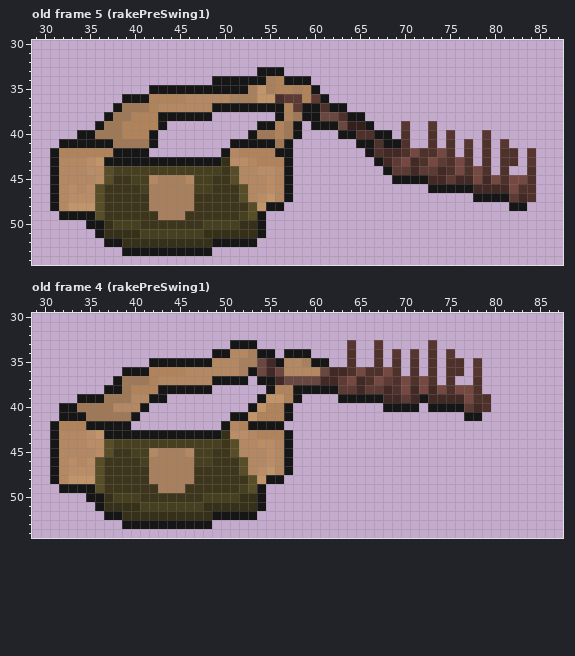
Two versions of one pixel-art file, Assets/Sprites/playerRakeAttacks.aseprite. That is the earlier state.
88x88 pixels, 6 frames. Colours within 5 levels of each other are drawn and written as one. Shown: old frame 5 (rakePreSwing1): x 29..87, y 30..54; old frame 4 (rakePreSwing1): x 29..87, y 30..54. The commit also changed other frames, which this record leaves out.
After:
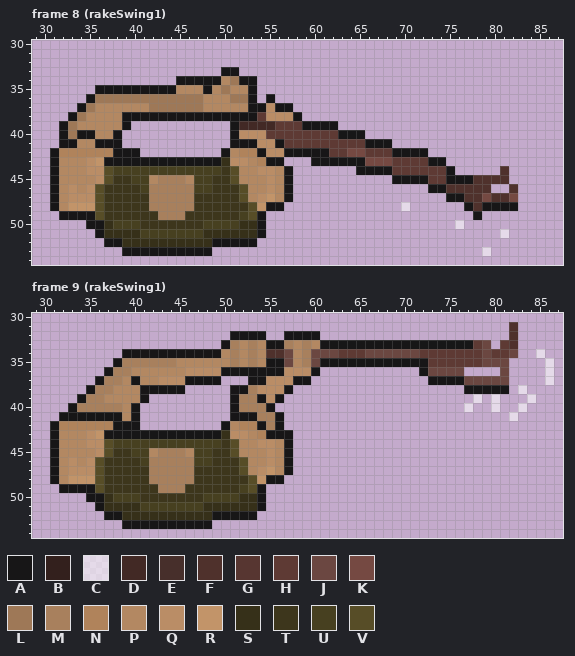
Palette (. is transparent): A #171617  B #33201d  C #ffffff8f  D #422925  E #472f2b  F #4f312c  G #573631  H #5e3a34  J #6b4741  K #754942  L #9e7857  M #a8805d  N #b0835b  P #b38862  Q #ba8d66  R #c29469  S #363019  T #3d361c  U #474020  V #574d27
A new or re-ordered frame is compared with the old frame closest to it.
Message: Added one side of the rake weapon attack.
Edits made:
frames 6 -> 13
--- frame 8 (rakeSwing1) is new; against old frame 5 (rakePreSwing1)
@@ x 29..87 @@
 32 ...........................................................
-33 .........................AAA...............................
-34 ....................AAAAAAMNAAA............................
-35 .............AAAAAAAAAAAMRMNNMNA...........................
-36 ..........AAANNNNPPPPPMMMRREHHNHA..........................
-37 .........ALLLNPPPPPPAAAAAAAANHAAFAA........................
-38 ........ALLNNNAAAAAA.......ANLAAJJFAA......................
-39 .......ALLNNNNA..........AANLA.AAAJBBA...G..G..............
-40 .....AALLLNNNA..........ALLNLA....AAFFAA.F..F.G...G........
-41 ...AAAAAALLLLA........AAAAALA.......AAFAAF..F.F.G.F.G......
-42 ..ANNNNNNAAAA........APNNNNAA........AFDDFKFFKF.F.F.FF.G...
-43 ..APPPQRAAAAAAAAAAAAASQQPNNNA.........ADHKDFKHFKF.F.FF.G...
-44 ..APPPQQVUUUUUUUUUUUUTVPPQQPA..........AHHDHHDFKFKF.F..F...
-45 ..APPPPQVTTUUPMMMPUUTTVPPPQPA...........AAAADDHDDKDKFKKF...
-46 ..APQPQVTTTTUMMMMMUUTTTVPPQPA...............AAAAADDDDKFF...
-47 ..APQQQVTTTTTMMMMMTTTTTVPQRPA....................AAAAHDF...
-48 ..APRRRVTTTTTMMMMMTTTTTTVRAA.........................AA....
-49 ...AAAAVTTTTTTMMMTTTTTTUVA.................................
-50 ......AASUUUTTTTTTTUUUUSSA.................................
-51 .......ASSSSUUUUUUUSSSSSSA.................................
+33 .....................AA....................................
+34 ................AAAAAPLAA..................................
+35 .......AAAAAAAAAPPPAPLPPA..................................
+36 ......ALLLLLLLLLLLLPPPLLA.A................................
+37 .....ALPPPPPPLLLLLLPPPPPAAQAA..............................
+38 ....ALPPPPAAAAAAAAAAAAAAAHQQQA.............................
+39 ...ALPPPPPA...........ADDDDHHHAAAA.........................
+40 ...ALAAPPA............AQQQHHHHHHHHAAA......................
+41 ...AAPPAAA............AAAQQAHHHHHHHHHAAA...................
+42 ..ANNNNNNAAA.........APNNAQQAAAAAHHKKHHHAAAA...............
+43 ..APPPQRAAAAAAAAAAAAASQQPNAA...AAAAAAKKKHHHHAA.............
+44 ..APPPQQVUUUUUUUUUUUUTVPPQQPA.......AAAAHHHHHHA.....F......
+45 ..APPPPQVTTUUPMMMPUUTTVPPPQPA...........AAAAHHAAAFFFF......
+46 ..APQPQVTTTTUMMMMMUUTTTVPPQPA...............AAFFFFF..F.....
+47 ..APQQQVTTTTTMMMMMTTTTTVPQRPA.................AAFFKFFK.....
+48 ..APRRRVTTTTTMMMMMTTTTTTVRAA.............C......AFAAAA.....
+49 ...AAAAVTTTTTTMMMTTTTTTUVA.......................A.........
+50 ......AASUUUTTTTTTTUUUUSSA.....................C...........
+51 .......ASSSSUUUUUUUSSSSSSA..........................C......
 52 ........AASSSSSSSSSSAAAAA..................................
-53 ..........AAAAAAAAAA.......................................
+53 ..........AAAAAAAAAA..............................C........
 54 ...........................................................
--- frame 9 (rakeSwing1) is new; against old frame 4 (rakePreSwing1)
@@ x 29..87 @@
 30 ...........................................................
-31 ...........................................................
-32 ...........................................................
-33 ......................AAA..........G..G.....G..............
-34 ....................AAPPMAA.AAA....F..F.G.G.F.G............
-35 .............AAAAAAAPPPMMJDAPPMAA..F..F.F.F.F.FF.G.........
-36 ..........AAANNNNPPPPPPMAJDJPPPPJDDFKFFKF.F.F.FF.G.........
-37 .........ALLLNPPPPPPAAAA.AADJJJJDDHKDFKHFKFKF.F..F.........
-38 ........AALNNNAAAAAA......ANNAAAAAHHDHHDFKDKDKFKKF.........
-39 .....AAALLLPPAA..........ARRNA....AAAAADDHDADDDDKFF........
-40 ...AALLLLPPPA...........ARNNA..........AAAA.AAAAHDF........
-41 ...AAALLLLLA..........AARNNNA...................AA.........
-42 ..ANNNAAAAA..........APNAAAA...............................
-43 ..APPPQRAAAAAAAAAAAAASQQPNNNA..............................
+31 .....................................................F.....
+32 ......................AAAA..AAAA.....................F.....
+33 .....................AMPMPAAMPMPAAAAAAAAAAAAAAAAAHJ.HF.....
+34 ..........AAAAAAAAAAAPMPMPFFJPMJJJHHHJJJJJJHHHHHHHJHHJ..C..
+35 .........AMMMMMMPPPPPPMPMPAAJPMJAAAAAAAAAAAAHHHHHHJJJ....C.
+36 ........AMMPPPPPPQQQQAAAAAAAQQQA...........AJJJJ....J....C.
+37 .......AMMPAPPQQQAAAA...AAQQQAA.............AAAAJJJJJ....C.
+38 ......AMMPPPAAAAA.....AAMQQQA...................AAAAA.C....
+39 .....AMMPPPPA.........AMMAQA.....................C.C...C...
+40 ....AMMMMMPA..........AMMMA.....................C..C..C....
+41 ...AAAAAAAPA..........AAAMMA.........................C.....
+42 ..ANNNNNNAAA.........APNNAMA...............................
+43 ..APPPQRAAAAAAAAAAAAASQQPNAAA..............................
 44 ..APPPQQVUUUUUUUUUUUUTVPPQQPA..............................
Changed places in both pictures, as pixel boxes (x1, y1, x2, y2):
changed: (59, 67, 536, 256)
changed: (59, 322, 554, 439)
